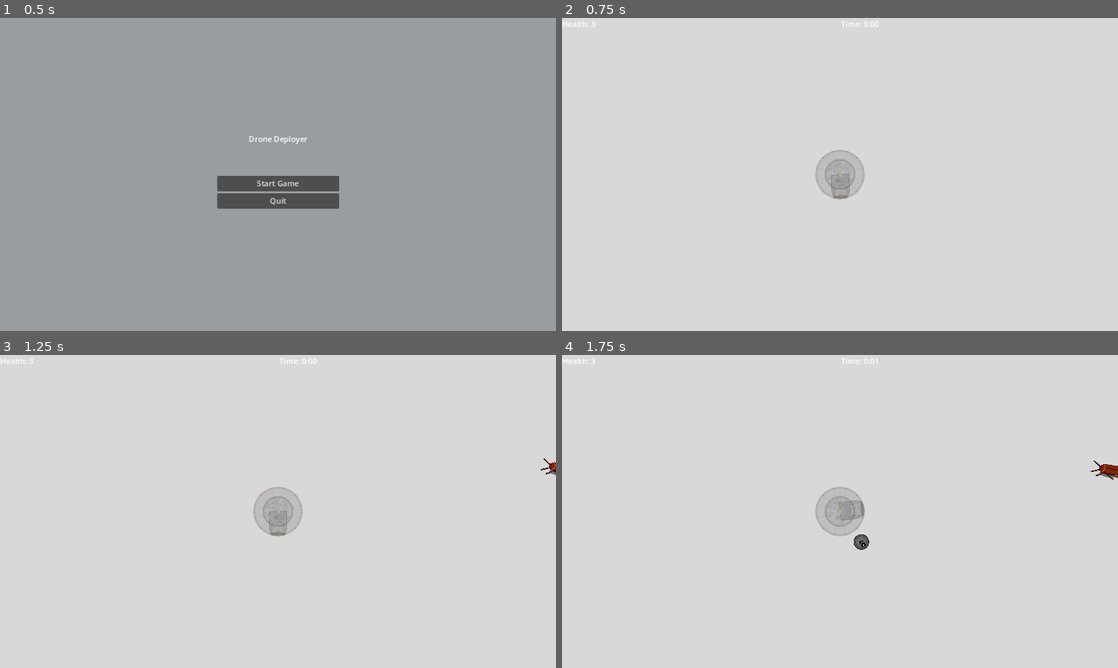
Above: before the commit, frames 1-4 (two rows, left to right).
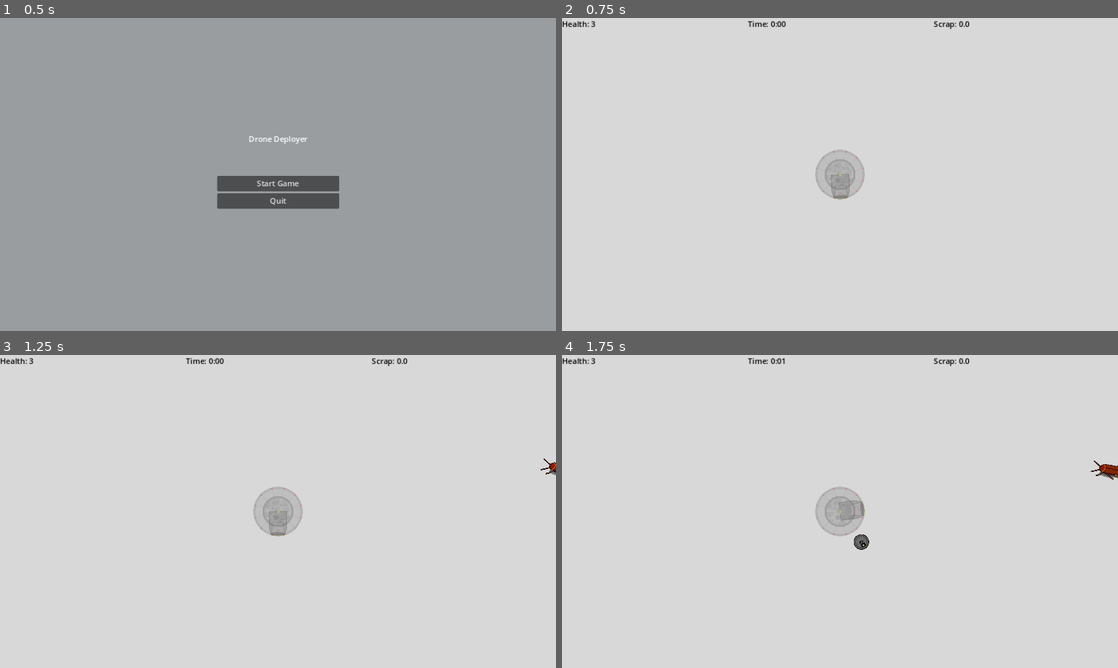
Above: after the commit, the same moments.

Repository: PlainOldNoah/DroneDeployer
Game: Godot game, scene res://main/main.tscn
Same seed, same stepped clock (60 frames per second), same inputs: the game is played once before the commit and once after it.
Inputs (mouse positions are in pixels of both pictures, inside the frame that each line leads up to):
- Up to frame 1 (0.5 s): no input
- Up to frame 2 (0.75 s): click "Start Game" at 0.5 s
- Up to frame 3 (1.25 s): no input
- Up to frame 4 (1.75 s): move the mouse to (962, 495) at 1.27 s; press the mouse at (962, 495) at 1.28 s

Frame 1 is identical in both runs. In frame 2, 0.3% of the frame differs, in the area x 0-74%, y 0-4%; in frame 3, 0.3%; in frame 4, 0.3%.

Commit message:
Enemy scrap is added in the gamemanager, updates value on the hud

Diff:
--- a/Drone Deployer/drone_core/ddcc.gd
+++ b/Drone Deployer/drone_core/ddcc.gd
@@ -1,5 +1,6 @@
 extends Node2D
-# DRONE DEPLOYING CONTROL CORE
+
+signal total_scrap_updated(total_collected_scrap:float)
 
 @export var rotation_weight:float = 0.2
 @onready var deployer := $Sprites/Deployer
@@ -50,14 +51,15 @@
 
 func _on_core_area_body_entered(body):
 	if body.is_in_group("drone"):
-		total_collected_scrap += body.transfer_scrap()
+		GameplayManager.adjust_total_scrap(body.transfer_scrap())
+#		total_collected_scrap += body.transfer_scrap()
 		body.store()
-		print("TCS: ", total_collected_scrap)
+#		print("TCS: ", total_collected_scrap)
 
 
 func _on_core_area_area_entered(area):
 	if area.is_in_group("enemy"):
-		GameplayManager._on_ddcc_take_damage(area.damage)
+		GameplayManager.ddcc_take_hit(area.damage)
 		area.queue_free()
 
 
--- a/Drone Deployer/drone_core/ddcc.tscn
+++ b/Drone Deployer/drone_core/ddcc.tscn
@@ -33,6 +33,7 @@
 radius = 190.0
 
 [node name="DDCC" type="Node2D"]
+editor_description = "Drone Deploying Control Core. Central HUB that deploys drones and serves as the \"character\""
 modulate = Color(1, 1, 1, 0.282353)
 script = ExtResource("1_g45i4")
 
--- a/Drone Deployer/main/gameplay_manager.gd
+++ b/Drone Deployer/main/gameplay_manager.gd
@@ -2,6 +2,7 @@
 
 signal ddcc_health_changed(new_health:int)
 signal playtime_updated(time:int)
+signal total_scrap_updated(TCS:float)
 
 signal game_state_updated(state:GAMESTATE)
 enum GAMESTATE {TITLE, STARTING, RUNNING, PAUSED, ENDING}
@@ -21,14 +22,9 @@
 @export_range(0, 50) var max_drones:int = 50
 
 var ddcc_health:int = ddcc_max_health
+var total_collected_scrap:float = 0.0
 var playtime:int = 0
 var game_running:bool = false
-
-
-func _ready():
-	await get_tree().root.ready
-	emit_signal("ddcc_health_changed", ddcc_max_health)
-	set_gamestate(GAMESTATE.TITLE)
 
 
 # Setter for the gamestate
@@ -56,8 +52,11 @@
 func reset_game():
 	ddcc_health = ddcc_max_health
 	playtime = 0
+	total_collected_scrap = 0.0
 	emit_signal("playtime_updated", playtime)
 	emit_signal("ddcc_health_changed", ddcc_health)
+	emit_signal("total_scrap_updated", total_collected_scrap)
+
 	DroneManager.clear_drone_queue()
 
 
@@ -79,13 +78,19 @@
 
 
 # Handles the ddcc's health and reduces it by damage recieved
-func _on_ddcc_take_damage(damage:int):
+func ddcc_take_hit(damage:int):
 	ddcc_health = clampi(ddcc_health - damage, 0, ddcc_max_health)
 	if ddcc_health <= 0:
 		GameplayManager.set_gamestate(GAMESTATE.ENDING)
 	emit_signal("ddcc_health_changed", ddcc_health)
 
 
+# Increments the total collected scrap by amount and emits the signal
+func adjust_total_scrap(amount:float):
+	total_collected_scrap += amount
+	emit_signal("total_scrap_updated", total_collected_scrap)
+
+
 func _on_gameplay_timer_timeout():
 	playtime += 1
 	emit_signal("playtime_updated", playtime)
--- a/Drone Deployer/ui/gameboard.gd
+++ b/Drone Deployer/ui/gameboard.gd
@@ -20,6 +20,7 @@
 	_ok = GameplayManager.connect("ddcc_health_changed", _on_update_health_label)
 	_ok = GameplayManager.connect("playtime_updated", _on_update_playtime_label)
 	_ok = GameplayManager.connect("game_state_updated", _on_game_state_updated)
+	_ok = GameplayManager.connect("total_scrap_updated", _on_update_tcs_label)
 
 
 func _on_game_state_updated(state):
@@ -96,14 +97,21 @@
 		i.queue_free()
 
 
+# Updates the health label
 func _on_update_health_label(new_health:int): # TEMP
-	$HBoxContainer/HealthLabel.text = "Health: " + str(new_health)
+	$HBoxContainer/HealthLabel.text = "Health: %d" % new_health
 
 
+# Updates the playtime label
 func _on_update_playtime_label(new_time:int):
 	@warning_ignore("integer_division")
 	$HBoxContainer/PlaytimeLabel.text = "Time: %d:%02d" % [new_time/60, new_time%60]
 
 
+# Updates the total collected scrap label
+func _on_update_tcs_label(new_tcs:float):
+	$HBoxContainer/TCSLabel.text = "Scrap: %.1f" % new_tcs
+
+
 func _on_enemy_spawn_clock_timeout():
 	EnemyManager.create_new_enemy("res://enemies/roach.tscn")
--- a/Drone Deployer/ui/gameboard.tscn
+++ b/Drone Deployer/ui/gameboard.tscn
@@ -86,11 +86,19 @@
 [node name="HealthLabel" type="Label" parent="HBoxContainer"]
 layout_mode = 2
 size_flags_horizontal = 3
+theme_override_colors/font_color = Color(0, 0, 0, 1)
 text = "Health: "
 
 [node name="PlaytimeLabel" type="Label" parent="HBoxContainer"]
 layout_mode = 2
 size_flags_horizontal = 3
+theme_override_colors/font_color = Color(0, 0, 0, 1)
 text = "Time: "
 
+[node name="TCSLabel" type="Label" parent="HBoxContainer"]
+layout_mode = 2
+size_flags_horizontal = 3
+theme_override_colors/font_color = Color(0, 0, 0, 1)
+text = "Scrap: "
+
 [connection signal="timeout" from="EnemySpawnClock" to="." method="_on_enemy_spawn_clock_timeout"]
